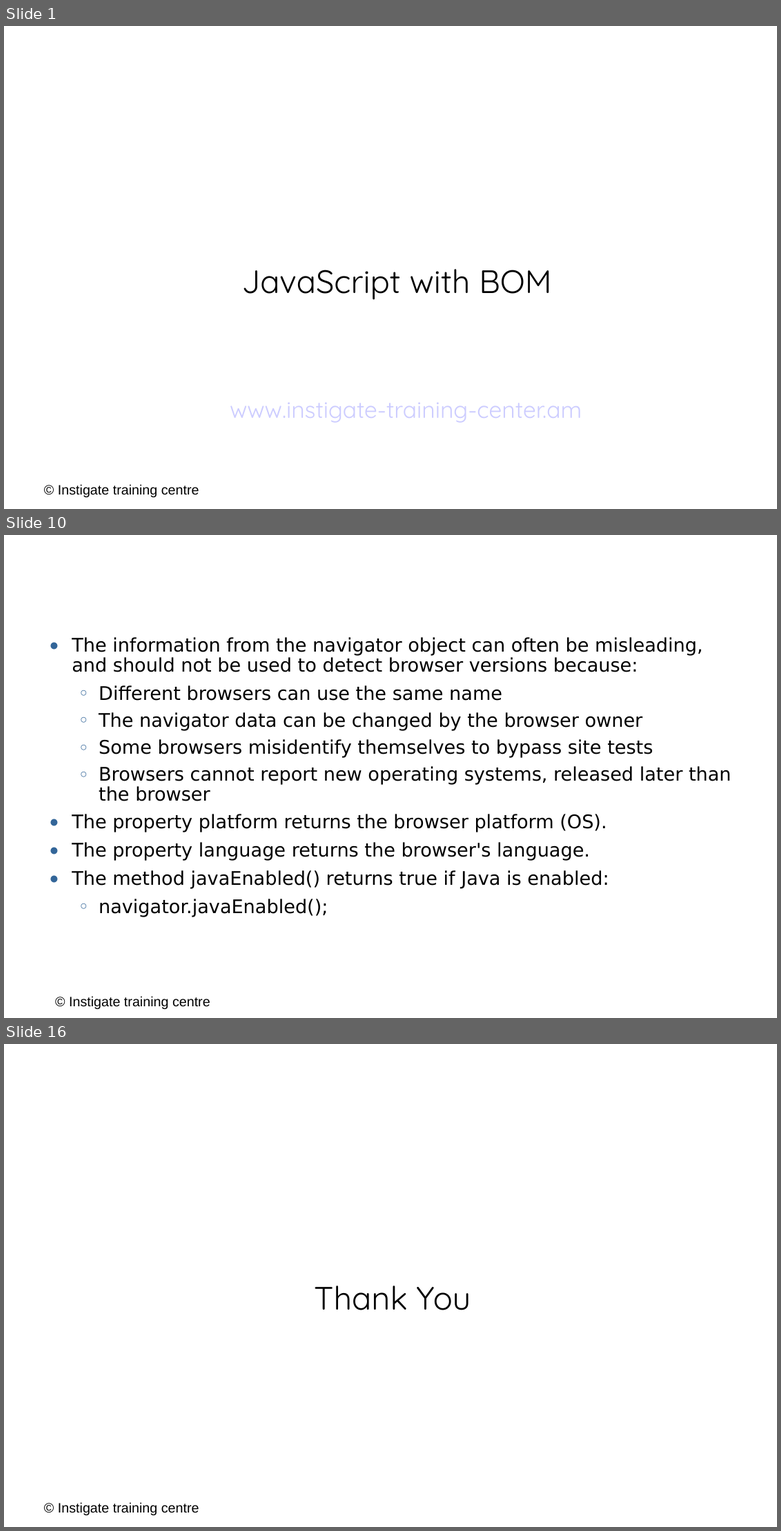
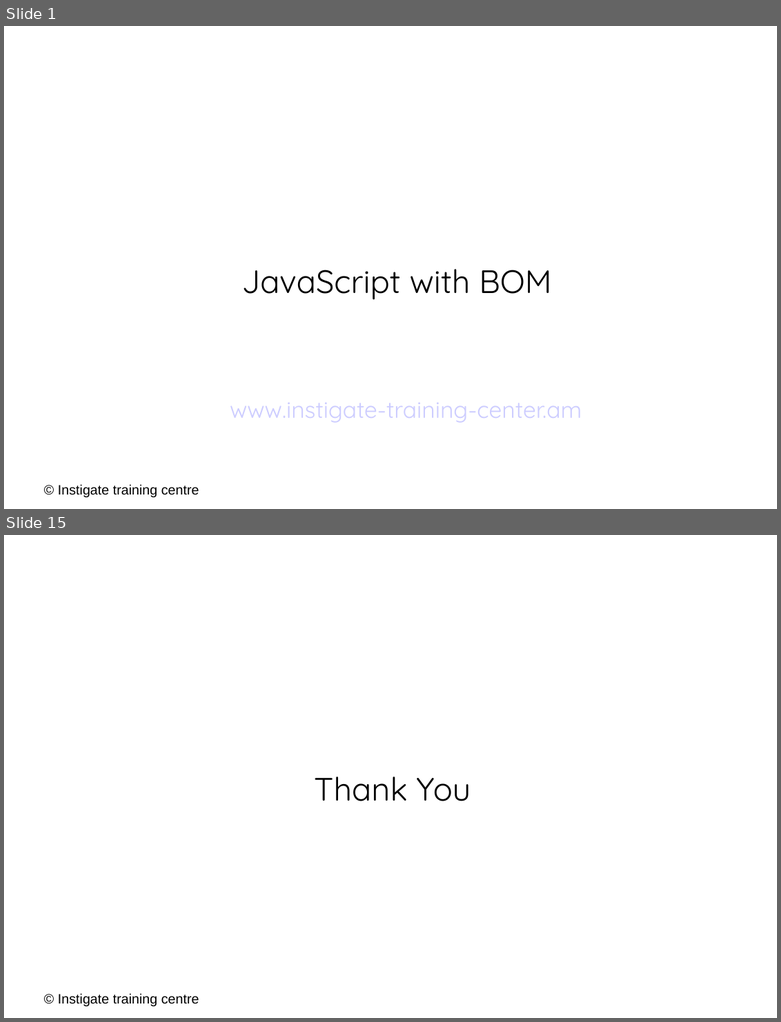
Before and after one commit to ITC-Vanadzor/ITC-7, a slide deck: Presentations/Javascript/6-bom.odp. Shown one above the other, each under a label of ours: slides 1, 10 and 16 before the commit, slides 1 and 15 after it; the slides between them are not shown. The pictures are 781x1531 and 781x1022 pixels, drawn with LibreOffice and Linux fonts; fonts in the diff are those of the drawing; background and template pictures are left out. Boxes give left, top, right and bottom in pixels: in the first picture for what was removed or moved away, otherwise in the second. Text is boxed around its words. In the diff, an @@ line names an element or a change of style, - is before the commit and + after.

```diff
--- a/Presentations/Javascript/6-bom.odp
+++ b/Presentations/Javascript/6-bom.odp
@@ slide 10 removed at [4, 535, 777, 1018], background #FFFFFF @@
@@ text removed at [61, 569, 740, 609] @@
-JavaScript Window Navigator (cont.)
@@ text removed at [72, 637, 731, 917] @@
-● The information from the navigator object can often be misleading, and should not be used to detect browser versions because:
-  ○ Different browsers can use the same name
-  ○ The navigator data can be changed by the browser owner
-  ○ Some browsers misidentify themselves to bypass site tests
-  ○ Browsers cannot report new operating systems, released later than the browser
-● The property platform returns the browser platform (OS).
-● The property language returns the browser's language.
-● The method javaEnabled() returns true if Java is enabled:
-  ○ navigator.javaEnabled();
@@ text removed at [69, 996, 210, 1009] @@
-© Instigate training centre
@@ what was slide 16 is now slide 15 @@
```
Also in this commit, not shown: 4 slides changed.
